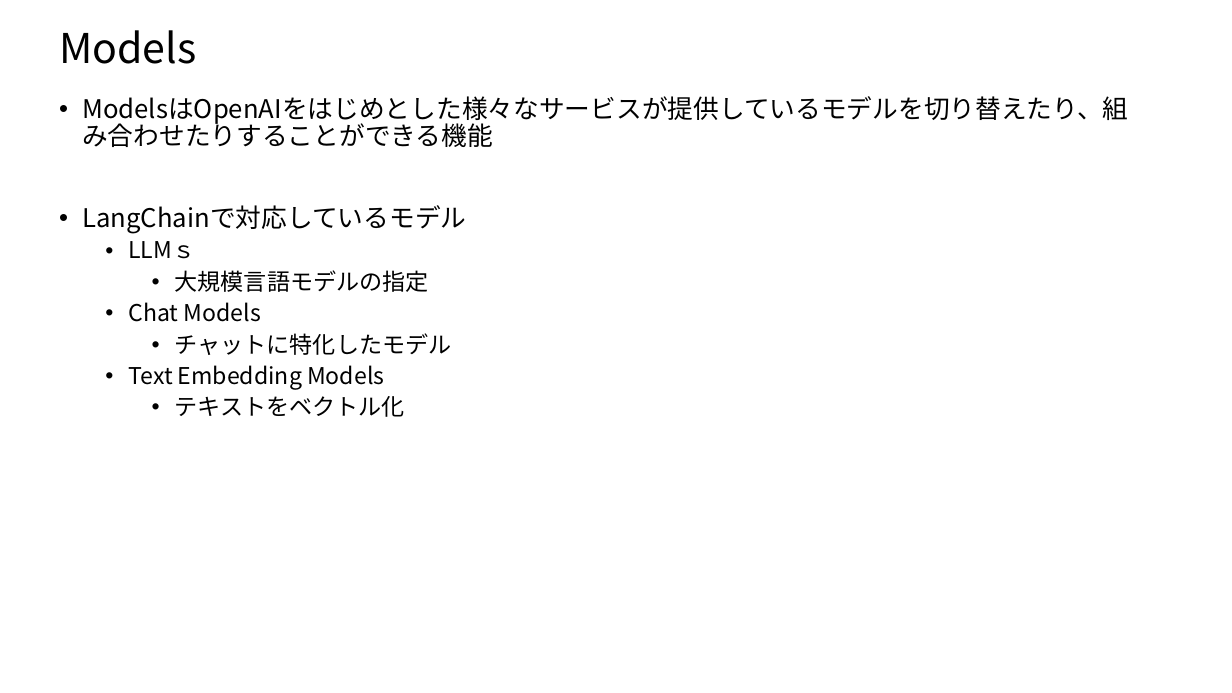
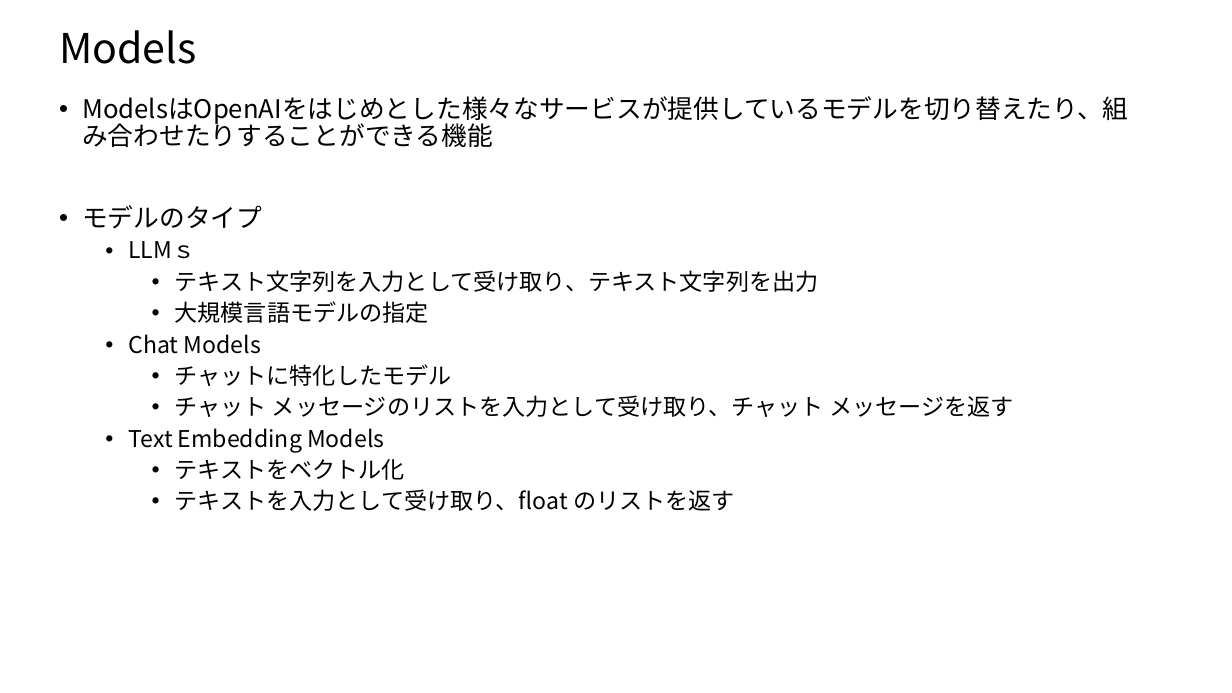
Before and after one commit to nakayasu720/report, a slide deck: slide 4 of LangChainについて.pptx. Drawn at 1232x693 pixels with LibreOffice and Linux fonts; fonts in the diff are those of the drawing. Boxes give left, top, right and bottom in pixels: in the first picture for what was removed or moved away, otherwise in the second. Text is boxed around its words. In the diff, an @@ line names an element or a change of style, - is before the commit and + after.

```diff
--- a/LangChainについて.pptx
+++ b/LangChainについて.pptx
@@ text at <box>82,205,262,229</box>: text changed @@
-• LangChainで対応しているモデル
+• モデルのタイプ
@@ text at <box>175,270,819,292</box>: paragraph added @@
+    • テキスト文字列を入力として受け取り、テキスト文字列を出力
@@ text at <box>175,395,1013,417</box>: paragraph added @@
+    • チャット メッセージのリストを入力として受け取り、チャット メッセージを返す
@@ text at <box>175,489,735,511</box>: paragraph added @@
+    • テキストを入力として受け取り、float のリストを返す
```
Also in this commit, not shown: 10 other slides changed, 1 slide added.
